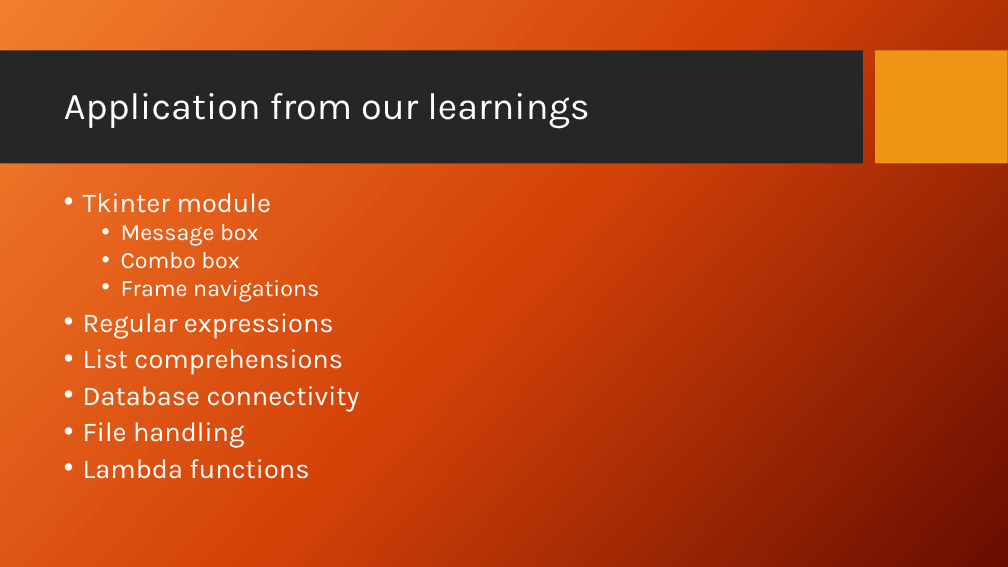
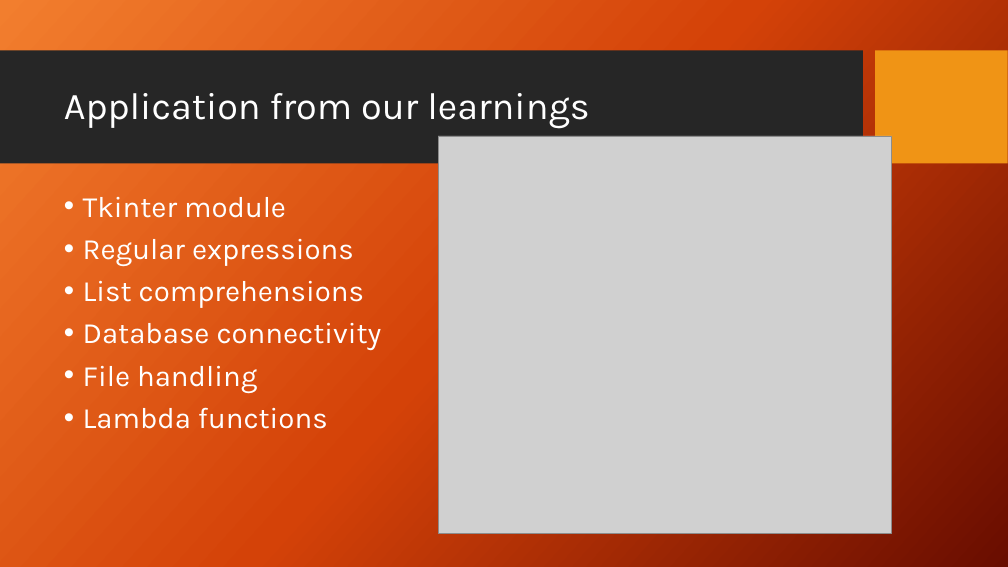
Before and after one commit to pathikg/Store-management-system, a slide deck: slide 8 of KJ Mart.pptx (slide 10 before the commit). Drawn at 1008x567 pixels with LibreOffice and Linux fonts; fonts in the diff are those of the drawing; grey boxes stand for pictures; background and template pictures are left out. Boxes give left, top, right and bottom in pixels: in the first picture for what was removed or moved away, otherwise in the second. Text is boxed around its words. In the diff, an @@ line names an element or a change of style, - is before the commit and + after.

```diff
--- a/KJ Mart.pptx
+++ b/KJ Mart.pptx
@@ picture added at bbox=[439, 136, 892, 534] @@
@@ text "Tkinter module" at bbox=[83, 197, 382, 429]: size 25.9 to 28 pt; line spacing 0.8 to 0.9 @@
@@ text at bbox=[121, 224, 319, 301]: paragraphs removed @@
-  • Message box
-  • Combo box
-  • Frame navigations
```
Also in this commit, not shown: 4 other slides changed, 3 slides added, 3 slides removed, 3 other files.
